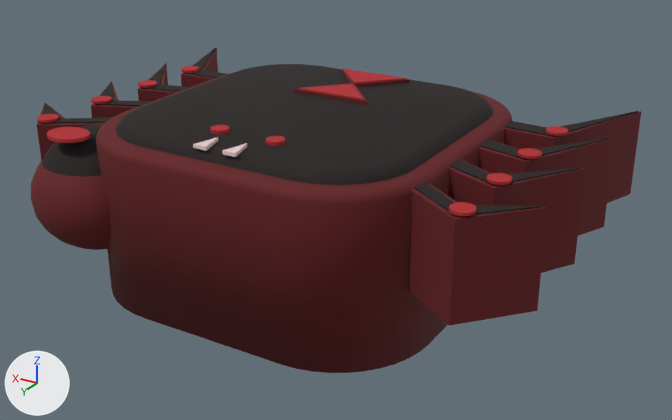
The FBX model assets/skins/roblox/corpo/individual/body_aranha.fbx, before and after one commit.
Both versions are drawn from a camera (50 mm lens) standing at (-5.47, 8.54, 4.09) and looking at (-0.28, -0.1, -0.23). Arrows for +X, +Y and +Z are at lower left; the lights stay in place. The picture after the commit comes second. Where no turn or scale is listed for an object, it has been applied to the vertices.

Objects in the first picture: 'body_aranha_corpo', 'body_aranha_mao'.
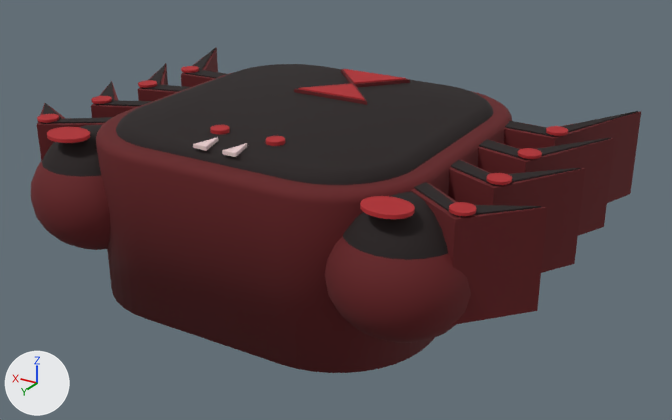
Pixel boxes [x1, y1, x2, y2] of what changed, in the pictures (672 x 420 px):
'body_aranha_mao_esq', added
    after: [325, 191, 471, 343]

Diff of the bpy script that builds the scene:
```diff
--- a/assets/skins/roblox/corpo/individual/body_aranha.fbx.py
+++ b/assets/skins/roblox/corpo/individual/body_aranha.fbx.py
@@ me_body_aranha_mao_esq_001 @@
+me_body_aranha_mao_esq_001.from_pydata(...)  # a UV sphere (24 segments, 12 rings, poles along z) spanning x -0.65..0.65, y -0.65..0.65, z -0.65..0.65; a UV sphere (24 segments, 12 rings, poles along z) spanning x -0.75..0.75, y -0.75..0.75, z -0.77..0.53; a 40-sided cylinder along z spanning x -0.25..0.25, y 0.151..0.549, z 0.64..0.68
+me_body_aranha_mao_esq_001.materials.append(mat_corpo_palette)  # picture img_corpo_palette_png
@@ ob_body_aranha_mao_esq @@
+ob_body_aranha_mao_esq = bpy.data.objects.new('body_aranha_mao_esq', me_body_aranha_mao_esq_001)
+ob_body_aranha_mao_esq.location = (-1.95, 1.45, 0.2)
```
